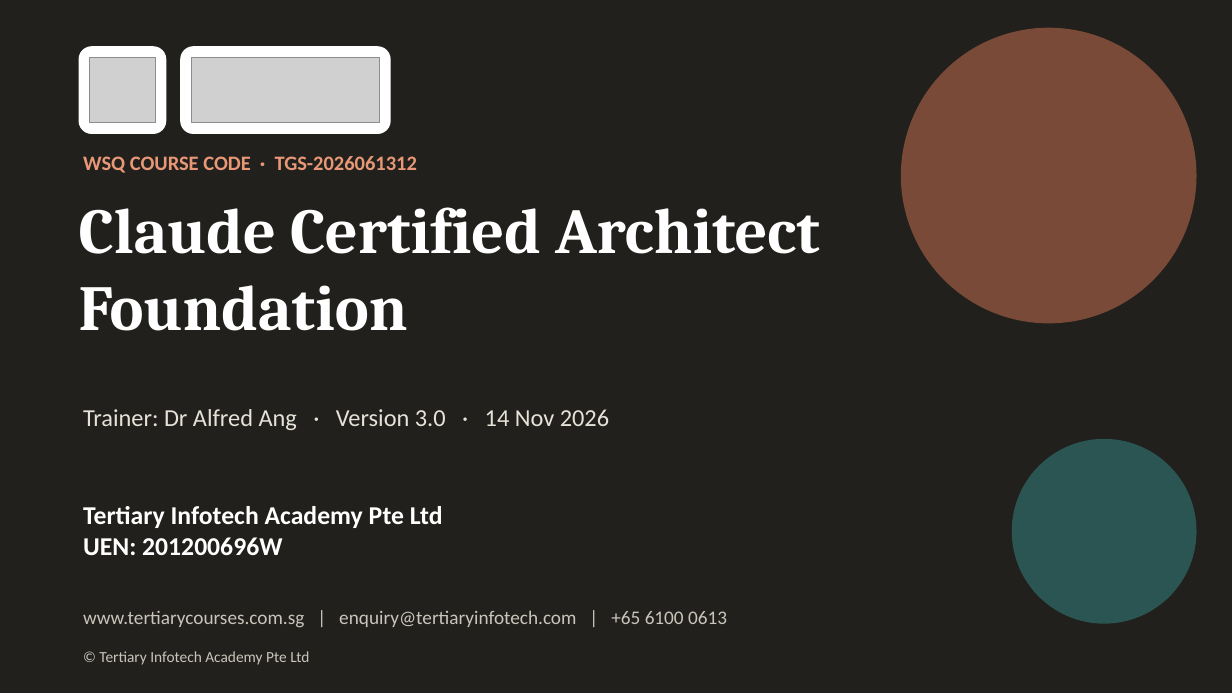
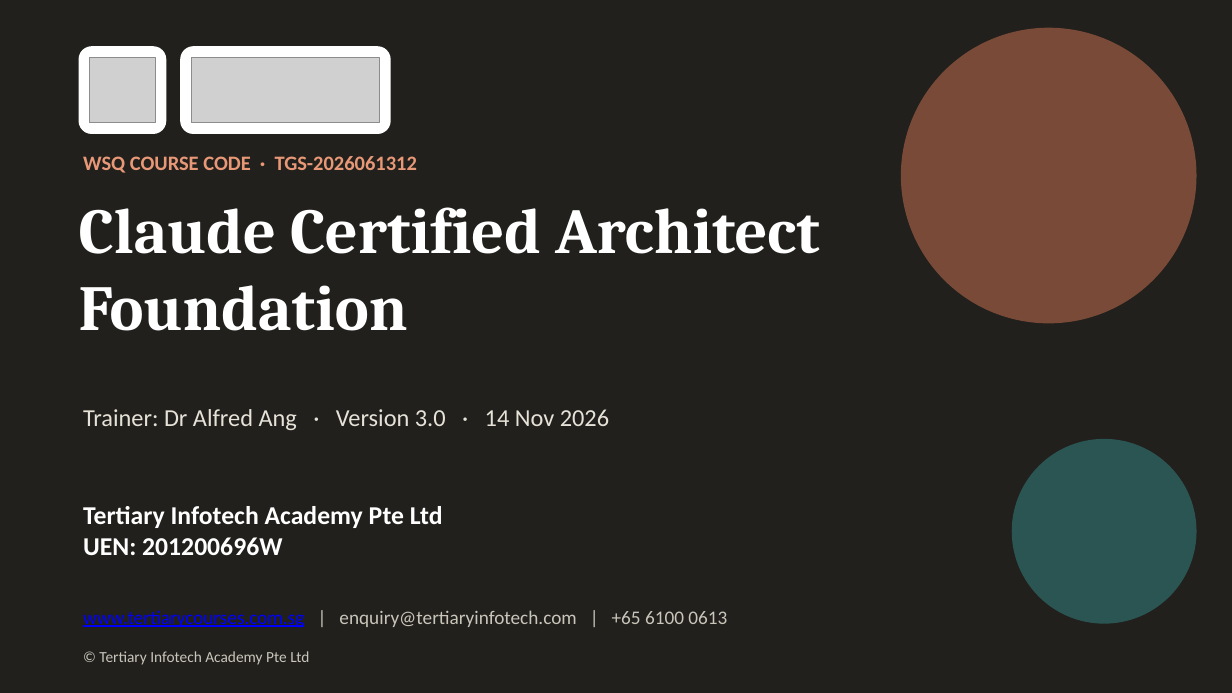
Before and after one commit to tertiarycourses/TGS-2026061312-Claude-Certified-Architect-Foundation, a slide deck: slide 1 of courseware/TGS-2026061312-Claude-Certified-Architect-Foundation-Trainer-Slides-v3.0.pptx. Drawn at 1232x693 pixels with LibreOffice and Linux fonts; fonts in the diff are those of the drawing; grey boxes stand for pictures. Boxes give left, top, right and bottom in pixels: in the first picture for what was removed or moved away, otherwise in the second. Text is boxed around its words. In the diff, an @@ line names an element or a change of style, - is before the commit and + after.

```diff
--- a/courseware/TGS-2026061312-Claude-Certified-Architect-Foundation-Trainer-Slides-v3.0.pptx
+++ b/courseware/TGS-2026061312-Claude-Certified-Architect-Foundation-Trainer-Slides-v3.0.pptx
@@ text "www.tertiarycourses.com.sg | enquiry@tertiaryinfotech.com |  ..." at bbox=[83, 610, 727, 628]: text colour #C9C5BA to #0000FF, underline on in "www.tertiarycourses.com.sg" @@
```
Also in this commit, not shown: 4 other slides changed, 1 other file.
